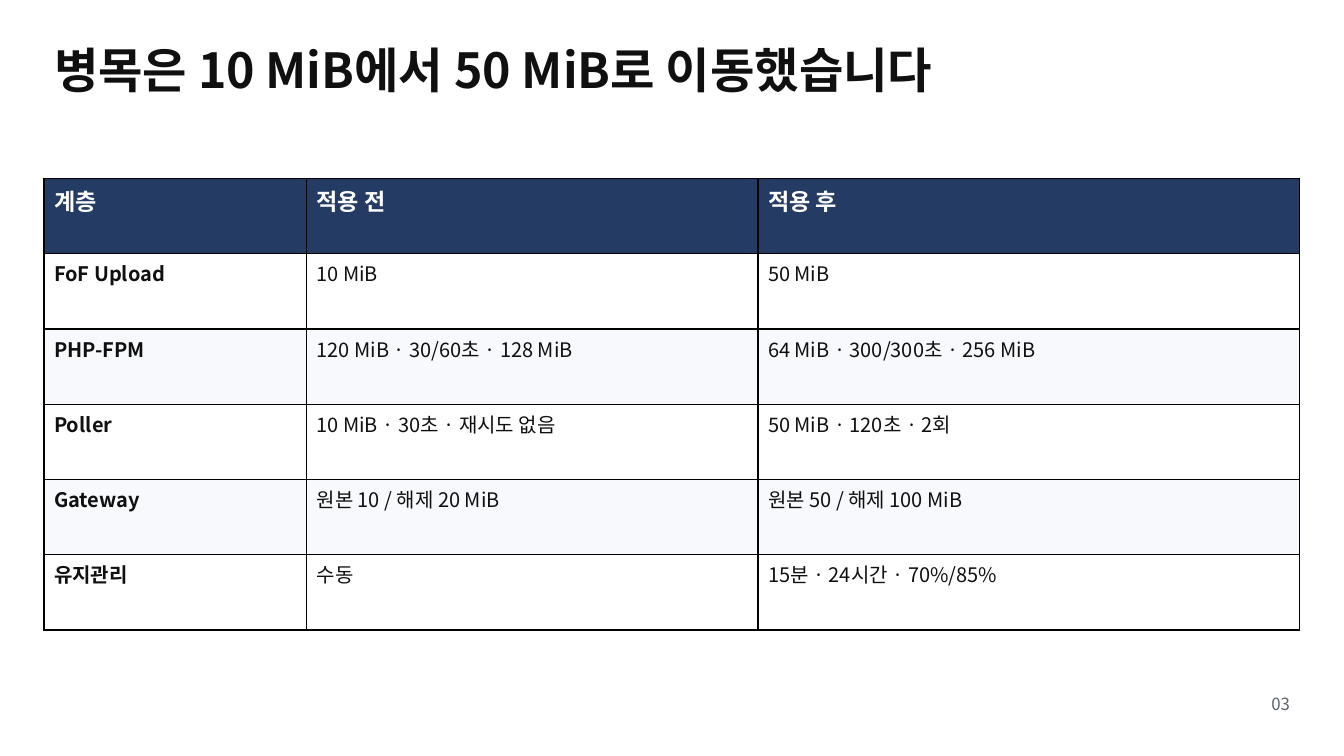
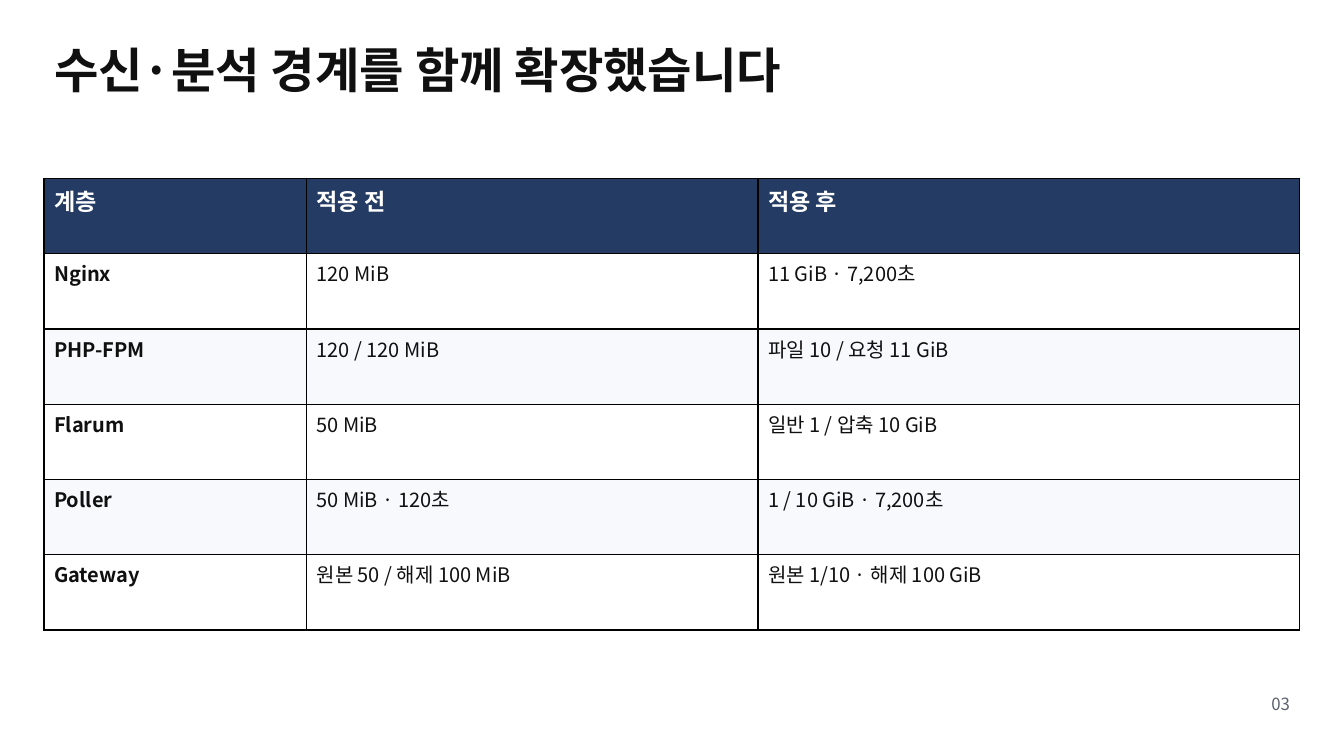
Before and after one commit to ablecloud-team/ablestack-techflow, a slide deck: slide 3 of output/presentation/techflow-issue-72-large-upload.pptx. Drawn at 1344x756 pixels with LibreOffice and Linux fonts; fonts in the diff are those of the drawing. Boxes give left, top, right and bottom in pixels: in the first picture for what was removed or moved away, otherwise in the second. Text is boxed around its words. In the diff, an @@ line names an element or a change of style, - is before the commit and + after.

Commit message:
feat: 1GB 일반 파일과 10GB 압축 운영 검증 완료

```diff
--- a/output/presentation/techflow-issue-72-large-upload.pptx
+++ b/output/presentation/techflow-issue-72-large-upload.pptx
@@ text at [54,47,781,93]: text changed @@
-병목은 10 MiB에서 50 MiB로 이동했습니다
+수신·분석 경계를 함께 확장했습니다
@@ table at [44,178,1301,630] @@
-row 2: FoF Upload | 10 MiB | 50 MiB
+row 2: Nginx | 120 MiB | 11 GiB · 7,200초
-row 3, column 2: 120 MiB · 30/60초 · 128 MiB
+row 3, column 2: 120 / 120 MiB
-row 3, column 3: 64 MiB · 300/300초 · 256 MiB
+row 3, column 3: 파일 10 / 요청 11 GiB
-row 4: Poller | 10 MiB · 30초 · 재시도 없음 | 50 MiB · 120초 · 2회
+row 4: Flarum | 50 MiB | 일반 1 / 압축 10 GiB
-row 5: Gateway | 원본 10 / 해제 20 MiB | 원본 50 / 해제 100 MiB
+row 5: Poller | 50 MiB · 120초 | 1 / 10 GiB · 7,200초
-row 6: 유지관리 | 수동 | 15분 · 24시간 · 70%/85%
+row 6: Gateway | 원본 50 / 해제 100 MiB | 원본 1/10 · 해제 100 GiB
```
Also in this commit, not shown: 5 other slides changed, 13 other files.
